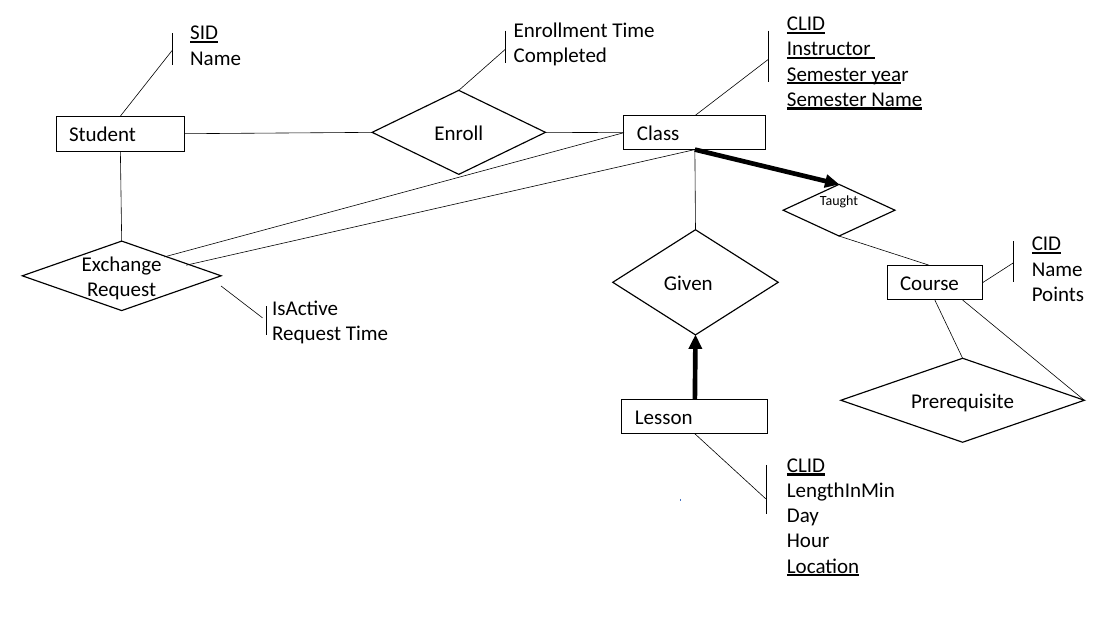
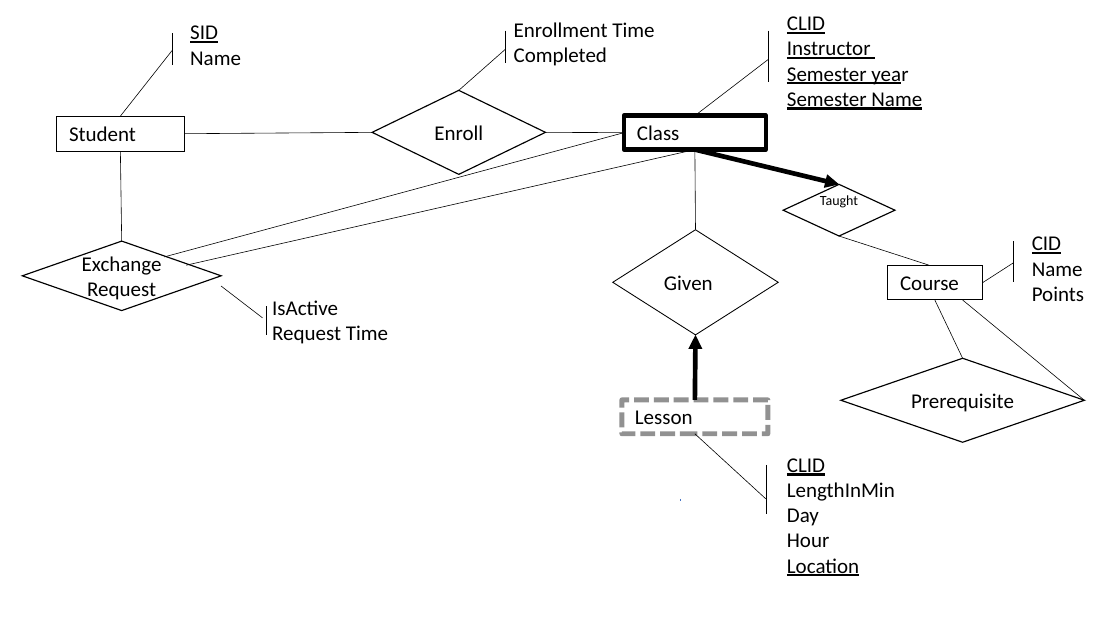
Before and after one commit to alonlapid/courseswap, a slide deck: slide 4 of milestone_2_presentation.pptx. Drawn at 1120x630 pixels with LibreOffice and Linux fonts; fonts in the diff are those of the drawing. Boxes give left, top, right and bottom in pixels: in the first picture for what was removed or moved away, otherwise in the second. Text is boxed around its words. In the diff, an @@ line names an element or a change of style, - is before the commit and + after.

```diff
--- a/milestone_2_presentation.pptx
+++ b/milestone_2_presentation.pptx
@@ background #FFFFFF to #FFFFFF at 31% opacity @@
@@ rectangle "Class" at (x1=624, y1=116, x2=766, y2=150): outline #000000 0.75 pt to #000000 3.75 pt @@
@@ diamond "Given" at (x1=613, y1=230, x2=779, y2=335): outline #000000 1 pt to #000000 0.75 pt @@
@@ rectangle "Lesson" at (x1=622, y1=400, x2=768, y2=434): outline #000000 0.75 pt to #808080 4.25 pt dashed @@
```
Also in this commit, not shown: 2 other slides changed.
